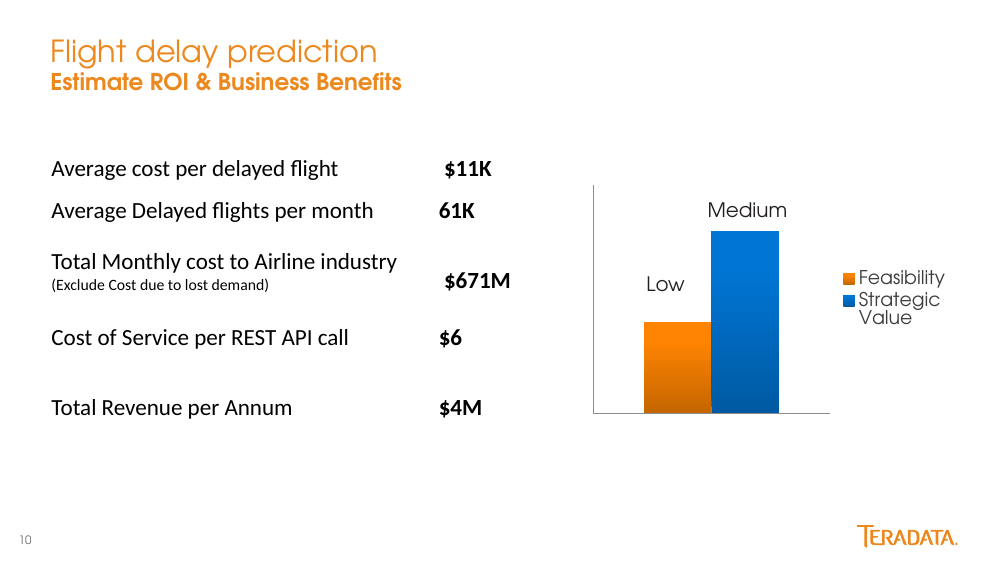
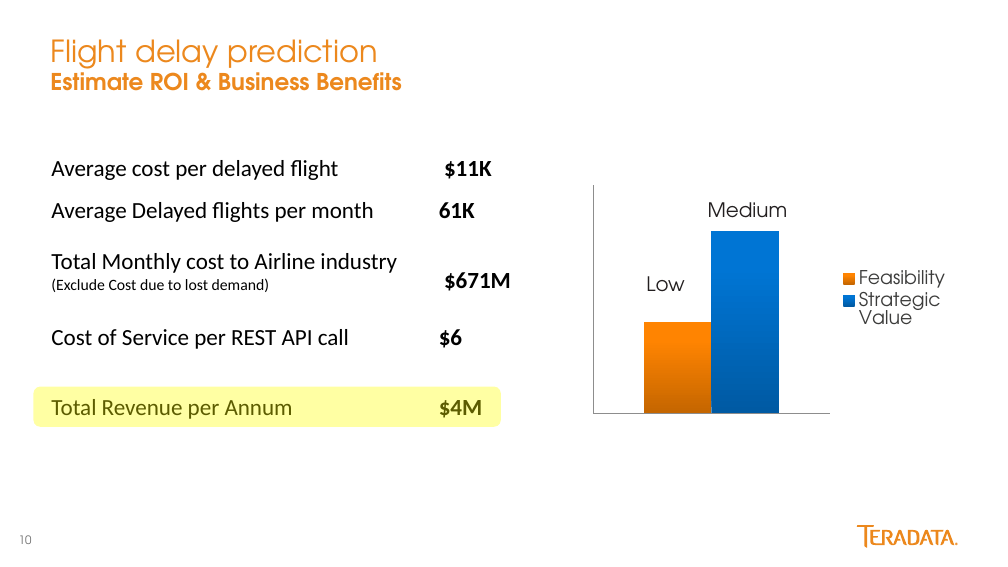
Before and after one commit to georgios-tsolakis-td/Bootcamp_Mar17_London, a slide deck: slide 10 of Fly Big/Roadmap.pptx. Drawn at 1008x567 pixels with LibreOffice and Linux fonts; fonts in the diff are those of the drawing. Boxes give left, top, right and bottom in pixels: in the first picture for what was removed or moved away, otherwise in the second. Text is boxed around its words. In the diff, an @@ line names an element or a change of style, - is before the commit and + after.

```diff
--- a/Fly Big/Roadmap.pptx
+++ b/Fly Big/Roadmap.pptx
@@ rounded rectangle added at (x1=33, y1=386, x2=501, y2=426), fill #FFFF00 at 36% opacity @@
```
Also in this commit, not shown: 1 other slide changed.
